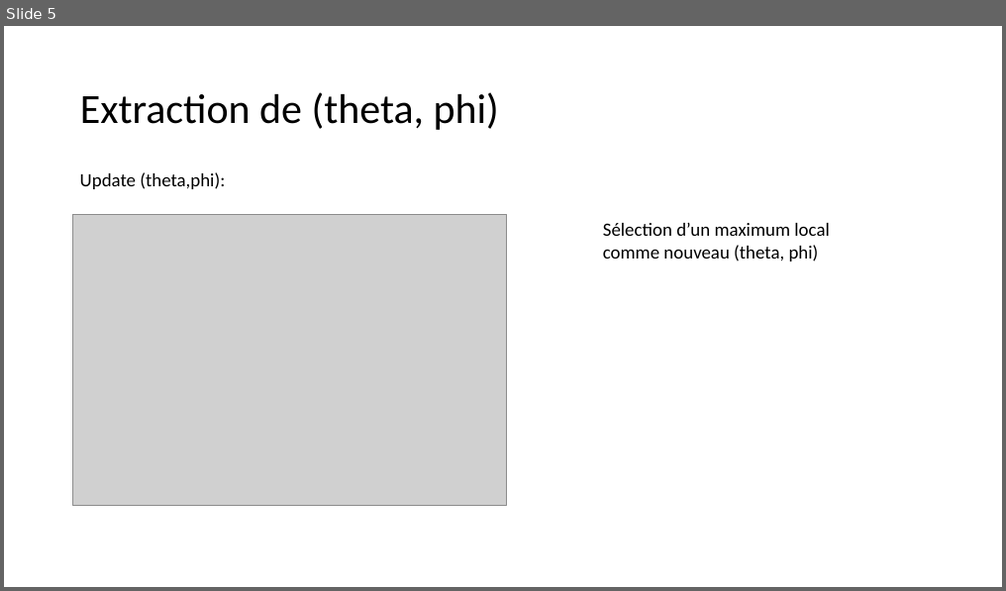
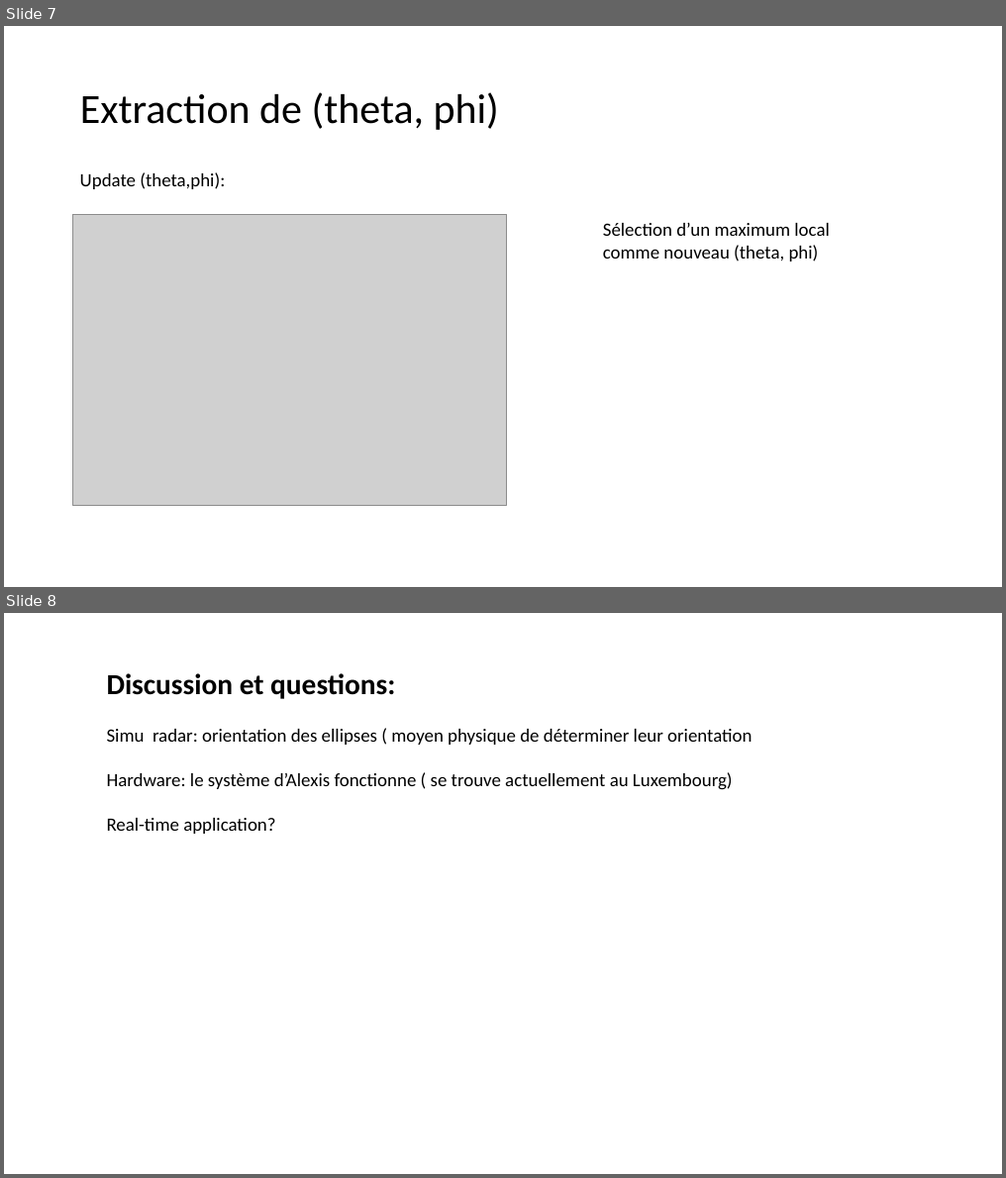
Before and after one commit to grotsartdehe/TFE, a slide deck: Presentation/Kalman_presentation .pptx. Shown one above the other, each under a label of ours: slide 5 before the commit, slides 7 and 8 after it. The pictures are 1006x591 and 1006x1178 pixels, drawn with LibreOffice and Linux fonts; fonts in the diff are those of the drawing; grey boxes stand for pictures. Boxes give left, top, right and bottom in pixels: in the first picture for what was removed or moved away, otherwise in the second. Text is boxed around its words. In the diff, an @@ line names an element or a change of style, - is before the commit and + after.

```diff
--- a/Presentation/Kalman_presentation .pptx
+++ b/Presentation/Kalman_presentation .pptx
@@ slide 8 added at <box>4,613,1002,1174</box>, background #FFFFFF @@
@@ text added at <box>107,673,751,834</box>, 18 pt, text #000000 @@
+Discussion et questions:
+Simu radar: orientation des ellipses ( moyen physique de déterminer leur orientation
+Hardware: le système d’Alexis fonctionne ( se trouve actuellement au Luxembourg)
+Real-time application?
@@ what was slide 5 is now slide 7 @@
```
Also in this commit, not shown: 2 other slides added.
